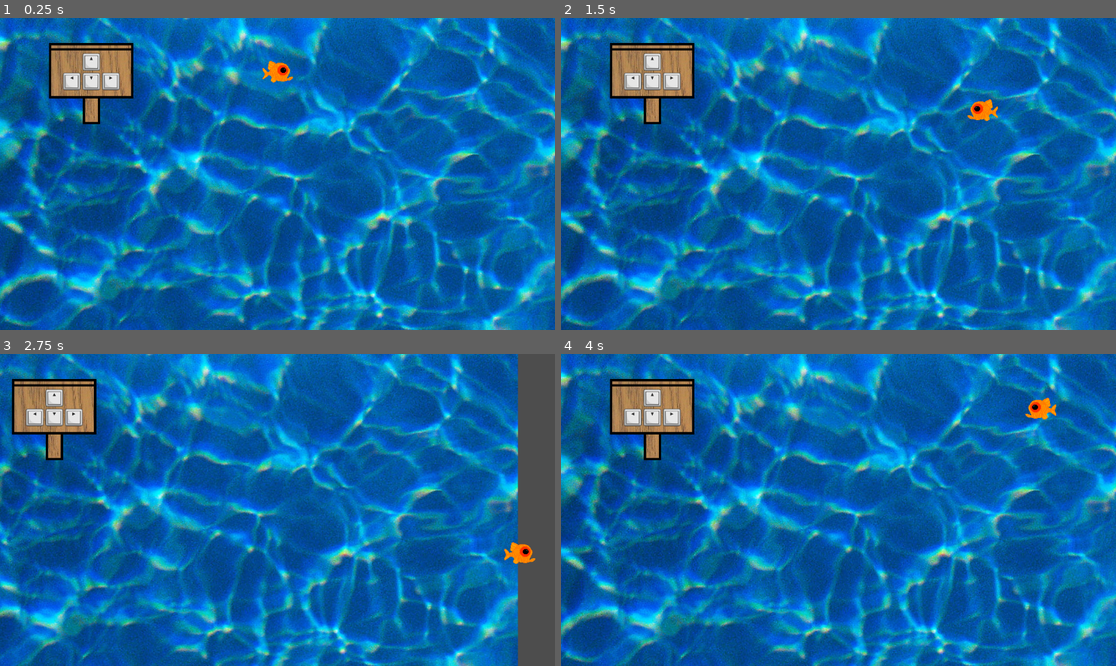
Above: before the commit, frames 1-4 (two rows, left to right).
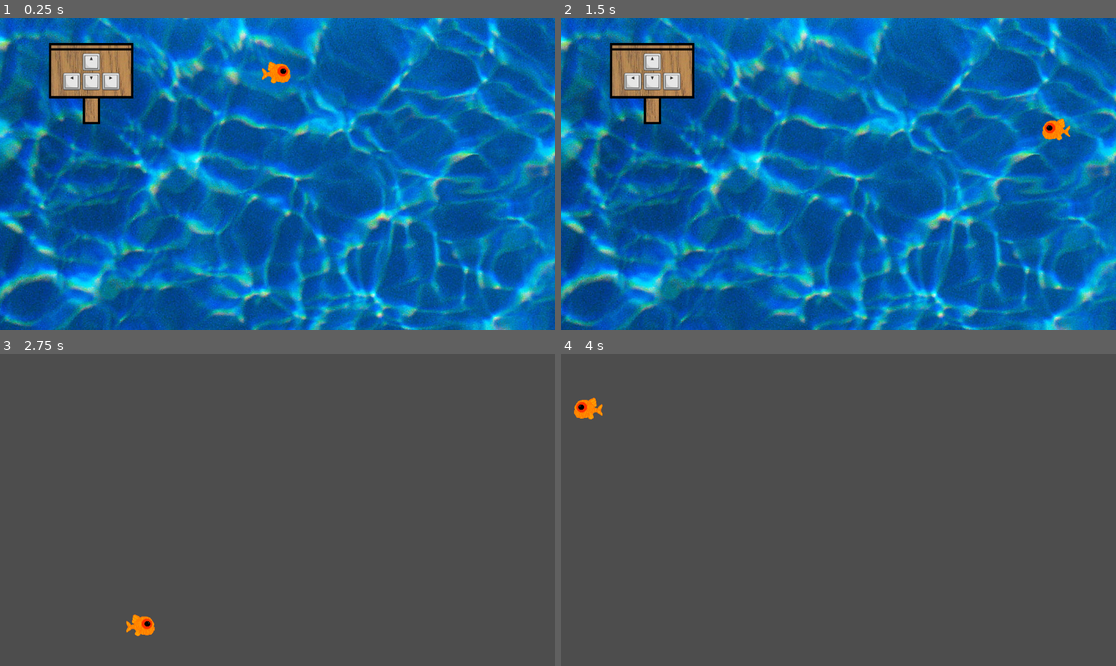
Above: after the commit, the same moments.

Repository: 3lbsofSalt/GhostFish
Game: Godot game, scene res://scenes/newRoot.tscn
Two runs of this game, one before a commit and one after it. Both use one fixed random seed, a clock stepped at 60 frames per second and the inputs below.
Inputs:
- Up to frame 1 (0.25 s): no input
- Up to frame 2 (1.5 s): tap Enter at 0.5 s; hold D (right) 0.53-1.28 s; tap Space at 0.77 s; hold S (down) from 1.28 s (still down)
- Up to frame 3 (2.75 s): tap Space at 1.52 s; release S (down) at 2.03 s; hold D (right) from 2.03 s (still down)
- Up to frame 4 (4 s): release D (right) at 2.78 s; hold W (up) 2.78-3.53 s; tap Space at 3.02, 3.77 s; hold A (left) from 3.53 s (still down)

The runs differ from the first frame. In frame 1, 0.1% of the frame differs, in the area x 47-53%, y 13-22%; in frame 2, 0.5%; in frame 3, 93%; in frame 4, 100%, in the area x 0-100%, y 0-100%.

Commit message:
Completed main wall component

Diff:
--- a/player_body_2d.gd
+++ b/player_body_2d.gd
@@ -1,7 +1,7 @@
 extends CharacterBody2D
 
 
-const SPEED = 400.0
+const SPEED = 600.0
 
 @onready var playerSprite = $PlayerSprite;
 var alive = true;
--- /dev/null
+++ b/scenes/crate_wall.tscn
@@ -0,0 +1,101 @@
+[gd_scene load_steps=2 format=3 uid="uid://btifpkofa1gj0"]
+
+[ext_resource type="PackedScene" uid="uid://coo751sus8061" path="res://scenes/crate.tscn" id="1_uk5mo"]
+
+[node name="CrateWall" type="Node2D"]
+
+[node name="Crate" parent="." instance=ExtResource("1_uk5mo")]
+position = Vector2(50, 50)
+
+[node name="Crate2" parent="." instance=ExtResource("1_uk5mo")]
+position = Vector2(50, 100)
+
+[node name="Crate3" parent="." instance=ExtResource("1_uk5mo")]
+position = Vector2(50, 150)
+
+[node name="Crate4" parent="." instance=ExtResource("1_uk5mo")]
+position = Vector2(50, 200)
+
+[node name="Crate5" parent="." instance=ExtResource("1_uk5mo")]
+position = Vector2(50, 450)
+
+[node name="Crate6" parent="." instance=ExtResource("1_uk5mo")]
+position = Vector2(50, 500)
+
+[node name="Crate7" parent="." instance=ExtResource("1_uk5mo")]
+position = Vector2(50, 550)
+
+[node name="Crate8" parent="." instance=ExtResource("1_uk5mo")]
+position = Vector2(50, 600)
+
+[node name="Crate9" parent="." instance=ExtResource("1_uk5mo")]
+position = Vector2(1102, 50)
+
+[node name="Crate10" parent="." instance=ExtResource("1_uk5mo")]
+position = Vector2(1102, 100)
+
+[node name="Crate11" parent="." instance=ExtResource("1_uk5mo")]
+position = Vector2(1102, 150)
+
+[node name="Crate12" parent="." instance=ExtResource("1_uk5mo")]
+position = Vector2(1102, 200)
+
+[node name="Crate13" parent="." instance=ExtResource("1_uk5mo")]
+position = Vector2(1102, 450)
+
+[node name="Crate14" parent="." instance=ExtResource("1_uk5mo")]
+position = Vector2(1102, 500)
+
+[node name="Crate15" parent="." instance=ExtResource("1_uk5mo")]
+position = Vector2(1102, 550)
+
+[node name="Crate16" parent="." instance=ExtResource("1_uk5mo")]
+position = Vector2(1102, 600)
+
+[node name="Crate17" parent="." instance=ExtResource("1_uk5mo")]
+position = Vector2(125, 50)
+
+[node name="Crate18" parent="." instance=ExtResource("1_uk5mo")]
+position = Vector2(200, 50)
+
+[node name="Crate19" parent="." instance=ExtResource("1_uk5mo")]
+position = Vector2(275, 50)
+
+[node name="Crate20" parent="." instance=ExtResource("1_uk5mo")]
+position = Vector2(350, 50)
+
+[node name="Crate21" parent="." instance=ExtResource("1_uk5mo")]
+position = Vector2(1027, 50)
+
+[node name="Crate22" parent="." instance=ExtResource("1_uk5mo")]
+position = Vector2(952, 50)
+
+[node name="Crate23" parent="." instance=ExtResource("1_uk5mo")]
+position = Vector2(877, 50)
+
+[node name="Crate24" parent="." instance=ExtResource("1_uk5mo")]
+position = Vector2(802, 50)
+
+[node name="Crate25" parent="." instance=ExtResource("1_uk5mo")]
+position = Vector2(125, 600)
+
+[node name="Crate26" parent="." instance=ExtResource("1_uk5mo")]
+position = Vector2(200, 600)
+
+[node name="Crate27" parent="." instance=ExtResource("1_uk5mo")]
+position = Vector2(275, 600)
+
+[node name="Crate28" parent="." instance=ExtResource("1_uk5mo")]
+position = Vector2(350, 600)
+
+[node name="Crate29" parent="." instance=ExtResource("1_uk5mo")]
+position = Vector2(1027, 600)
+
+[node name="Crate30" parent="." instance=ExtResource("1_uk5mo")]
+position = Vector2(952, 600)
+
+[node name="Crate31" parent="." instance=ExtResource("1_uk5mo")]
+position = Vector2(877, 600)
+
+[node name="Crate32" parent="." instance=ExtResource("1_uk5mo")]
+position = Vector2(802, 600)
--- a/scenes/fishPlayer.tscn
+++ b/scenes/fishPlayer.tscn
@@ -1,38 +1,54 @@
-[gd_scene load_steps=9 format=3 uid="uid://c6ripmd2conqx"]
+[gd_scene load_steps=13 format=3 uid="uid://c6ripmd2conqx"]
 
 [ext_resource type="Script" path="res://player_body_2d.gd" id="1_ddrnt"]
-[ext_resource type="Texture2D" uid="uid://jpm2qp473nqu" path="res://Assets/open_mouth.png" id="2_c5wfd"]
+[ext_resource type="Texture2D" uid="uid://h7fpsup17gi7" path="res://Assets/close_mouth.png" id="3_g73iv"]
 
-[sub_resource type="AtlasTexture" id="AtlasTexture_6vsxg"]
-atlas = ExtResource("2_c5wfd")
+[sub_resource type="AtlasTexture" id="AtlasTexture_i1tsp"]
+atlas = ExtResource("3_g73iv")
 region = Rect2(0, 0, 64, 64)
 
-[sub_resource type="AtlasTexture" id="AtlasTexture_7s148"]
-atlas = ExtResource("2_c5wfd")
+[sub_resource type="AtlasTexture" id="AtlasTexture_73mha"]
+atlas = ExtResource("3_g73iv")
 region = Rect2(64, 0, 64, 64)
 
-[sub_resource type="AtlasTexture" id="AtlasTexture_qpwrr"]
-atlas = ExtResource("2_c5wfd")
+[sub_resource type="AtlasTexture" id="AtlasTexture_nw5be"]
+atlas = ExtResource("3_g73iv")
 region = Rect2(0, 64, 64, 64)
 
-[sub_resource type="AtlasTexture" id="AtlasTexture_ruc3h"]
-atlas = ExtResource("2_c5wfd")
+[sub_resource type="AtlasTexture" id="AtlasTexture_sn72o"]
+atlas = ExtResource("3_g73iv")
+region = Rect2(64, 64, 64, 64)
+
+[sub_resource type="AtlasTexture" id="AtlasTexture_cth2f"]
+atlas = ExtResource("3_g73iv")
+region = Rect2(0, 0, 64, 64)
+
+[sub_resource type="AtlasTexture" id="AtlasTexture_5qter"]
+atlas = ExtResource("3_g73iv")
+region = Rect2(64, 0, 64, 64)
+
+[sub_resource type="AtlasTexture" id="AtlasTexture_aml72"]
+atlas = ExtResource("3_g73iv")
+region = Rect2(0, 64, 64, 64)
+
+[sub_resource type="AtlasTexture" id="AtlasTexture_e56ef"]
+atlas = ExtResource("3_g73iv")
 region = Rect2(64, 64, 64, 64)
 
 [sub_resource type="SpriteFrames" id="SpriteFrames_rnjlx"]
 animations = [{
 "frames": [{
 "duration": 1.0,
-"texture": SubResource("AtlasTexture_6vsxg")
+"texture": SubResource("AtlasTexture_i1tsp")
 }, {
 "duration": 1.0,
-"texture": SubResource("AtlasTexture_7s148")
+"texture": SubResource("AtlasTexture_73mha")
 }, {
 "duration": 1.0,
-"texture": SubResource("AtlasTexture_qpwrr")
+"texture": SubResource("AtlasTexture_nw5be")
 }, {
 "duration": 1.0,
-"texture": SubResource("AtlasTexture_ruc3h")
+"texture": SubResource("AtlasTexture_sn72o")
 }],
 "loop": true,
 "name": &"default",
@@ -40,16 +56,16 @@
 }, {
 "frames": [{
 "duration": 1.0,
-"texture": SubResource("AtlasTexture_6vsxg")
+"texture": SubResource("AtlasTexture_cth2f")
 }, {
 "duration": 1.0,
-"texture": SubResource("AtlasTexture_7s148")
+"texture": SubResource("AtlasTexture_5qter")
 }, {
 "duration": 1.0,
-"texture": SubResource("AtlasTexture_qpwrr")
+"texture": SubResource("AtlasTexture_aml72")
 }, {
 "duration": 1.0,
-"texture": SubResource("AtlasTexture_ruc3h")
+"texture": SubResource("AtlasTexture_e56ef")
 }],
 "loop": true,
 "name": &"run",
@@ -63,8 +79,7 @@
 
 [node name="PlayerSprite" type="AnimatedSprite2D" parent="."]
 sprite_frames = SubResource("SpriteFrames_rnjlx")
-animation = &"run"
-frame_progress = 0.438554
+frame_progress = 0.751347
 
 [node name="CollisionShape2D" type="CollisionShape2D" parent="."]
 scale = Vector2(1.2, 1.2)
--- a/scenes/ship_empty.tscn
+++ b/scenes/ship_empty.tscn
@@ -1,22 +1,14 @@
-[gd_scene load_steps=4 format=3 uid="uid://qw460yuqgkgg"]
+[gd_scene load_steps=5 format=3 uid="uid://qw460yuqgkgg"]
 
 [ext_resource type="Texture2D" uid="uid://dd67w6gcfio4q" path="res://Assets/woodBackdrop.png" id="1_lyto1"]
 [ext_resource type="PackedScene" uid="uid://coo751sus8061" path="res://scenes/crate.tscn" id="2_nl1er"]
 [ext_resource type="PackedScene" uid="uid://cnoxhliavei67" path="res://scenes/fog.tscn" id="3_18x57"]
+[ext_resource type="PackedScene" uid="uid://btifpkofa1gj0" path="res://scenes/crate_wall.tscn" id="4_1hfwg"]
 
 [node name="ShipEmpty" type="Sprite2D"]
 z_index = -3
 texture = ExtResource("1_lyto1")
 centered = false
-
-[node name="Crate" parent="." instance=ExtResource("2_nl1er")]
-position = Vector2(50, 50)
-
-[node name="Crate2" parent="." instance=ExtResource("2_nl1er")]
-position = Vector2(150, 50)
-
-[node name="Crate3" parent="." instance=ExtResource("2_nl1er")]
-position = Vector2(50, 150)
 
 [node name="MidCrate" parent="." instance=ExtResource("2_nl1er")]
 position = Vector2(476, 324)
@@ -29,3 +21,5 @@
 
 [node name="Fog" parent="." instance=ExtResource("3_18x57")]
 position = Vector2(0, 0)
+
+[node name="CrateWall" parent="." instance=ExtResource("4_1hfwg")]
